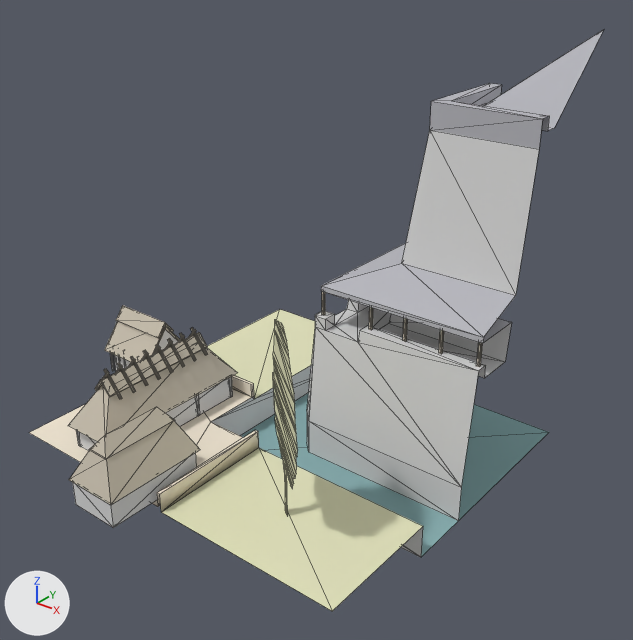
Renders of the OBJ model assets/stl_export/wcw1.obj from each side of a commit.
Before and after are seen from a camera (50 mm lens) standing at (38.8, -46.3, 37.9) and looking at (2.5, -0.8, 9.7). Lighting does not change. The marker at lower left points along +X, +Y and +Z. The older version comes first. Mesh edges are drawn as thin lines. Where no turn or scale is listed for an object, it has been applied to the vertices. Vertices at exactly the same position are counted once.

The older version as bpy lines, for what is in view:
```python
mat_castleroof = principled_material('castleRoof')
mat_castleroof.base_color = (0.471, 0.471, 0.51)  # grey #b7b7bd
mat_castleroof.roughness = 1.0
mat_cortyard = principled_material('cortyard')
mat_cortyard.base_color = (0.878, 0.792, 0.651)  # pale yellow #f1e6d3
mat_cortyard.roughness = 1.0
mat_straw = principled_material('straw')
mat_straw.base_color = (0.569, 0.514, 0.42)  # light grey #c7bead
mat_straw.roughness = 1.0
me_wcw1 = bpy.data.meshes.new('wcw1')
me_wcw1.from_pydata(...)  # 648 vertices, 949 faces; spans x -17.8..15.0, y -18.5..15.0, z -3.0..29.6
# faces by material slot: [34, 425, 394, 2, 22, 72]
me_wcw1.materials.append(mat_castleroof)  # grey #b7b7bd
me_wcw1.materials.append(mat_default)  # light grey #dadada
me_wcw1.materials.append(mat_straw)  # light grey #c7bead
me_wcw1.materials.append(mat_water)  # greyish cyan #88afb1
me_wcw1.materials.append(mat_cortyard)  # pale yellow #f1e6d3
me_wcw1.materials.append(mat_w)  # beige #e2e2bc
ob_wcw1 = bpy.data.objects.new('wcw1', me_wcw1)
ob_wcw1.location = (0.0, 0.0, 0.0)
```
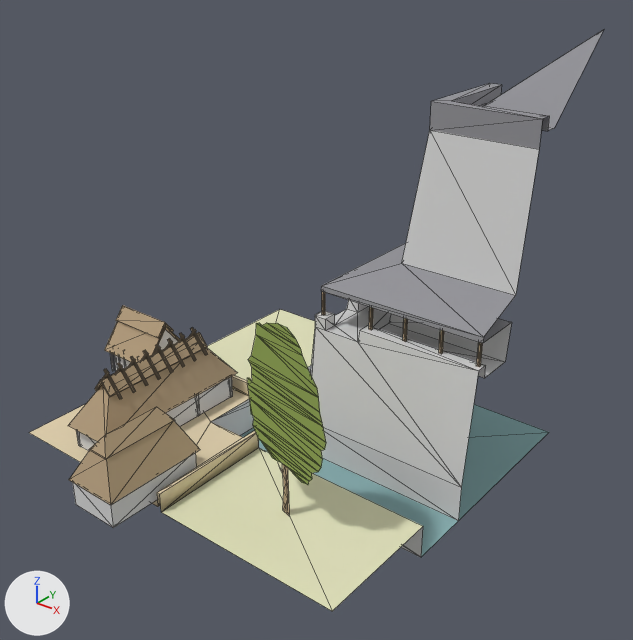
The edits, one by one:
Material 'castleRoof' (mat_castleroof) changes colour from grey #b7b7bd to grey #949499; in linear values from (0.471, 0.471, 0.51) to (0.294, 0.294, 0.318).
Material 'straw' (mat_straw) changes colour from light grey #c7bead to beige #b29c7d; in linear values from (0.569, 0.514, 0.42) to (0.447, 0.333, 0.204).
Material 'cortyard' (mat_cortyard) changes colour from pale yellow #f1e6d3 to beige #e2d1af; in linear values from (0.878, 0.792, 0.651) to (0.757, 0.639, 0.427).
Material 'tree' (mat_tree) is new.
Its base color is (0.294, 0.4, 0.0902) (green #94aa55).
Its roughness is 1.0.
me_wcw1 has 648 vertices, 949 faces and spans x -17.8..15.0, y -18.5..15.0, z -3.0..29.6.
me_wcw1 is used by ob_wcw1; location (0.0, 0.0, 0.0).
me_wcw1 part 1: 82 of 648 vertices moved; they spanned x -15.0..15.0, y -15.0..15.0, z -0.3..14.1 and now span x -15.0..15.0, y -15.0..15.0, z -3.0..14.1; mean shift (0.1, 0.2, 0.0); largest move (-15.0, 15.0, -0.3) -> (7.3, -9.8, 1.7).
Part 2, on me_wcw1:
Vertex 565 of me_wcw1 moves from (15.0, 15.0, -3.0) at pixel (549, 432) to (7.1, -9.8, -0.3) at pixel (287, 514).
me_wcw1 part 3: 21 faces spanning x 2.7..11.2, y -10.8..-8.7, z 3.4..14.1 switch from mat_w (beige #e2e2bc) to mat_tree (green #94aa55).

Location of each change, (x1, y1, x2, y2) in pixels of the pictures (633 x 640 px; the box of a moved part takes in the faces that stretch with it):
'wcw1', recoloured, reshaped: (29, 29, 604, 611) in both
part 1 of me_wcw1, moved or reshaped: before (29, 309, 423, 611); after (29, 309, 549, 611)
part 2 of me_wcw1, moved or reshaped: before (241, 393, 549, 557); after (285, 493, 289, 515)
part 3 of me_wcw1, recoloured: before (273, 321, 297, 511); after (248, 323, 326, 485)
